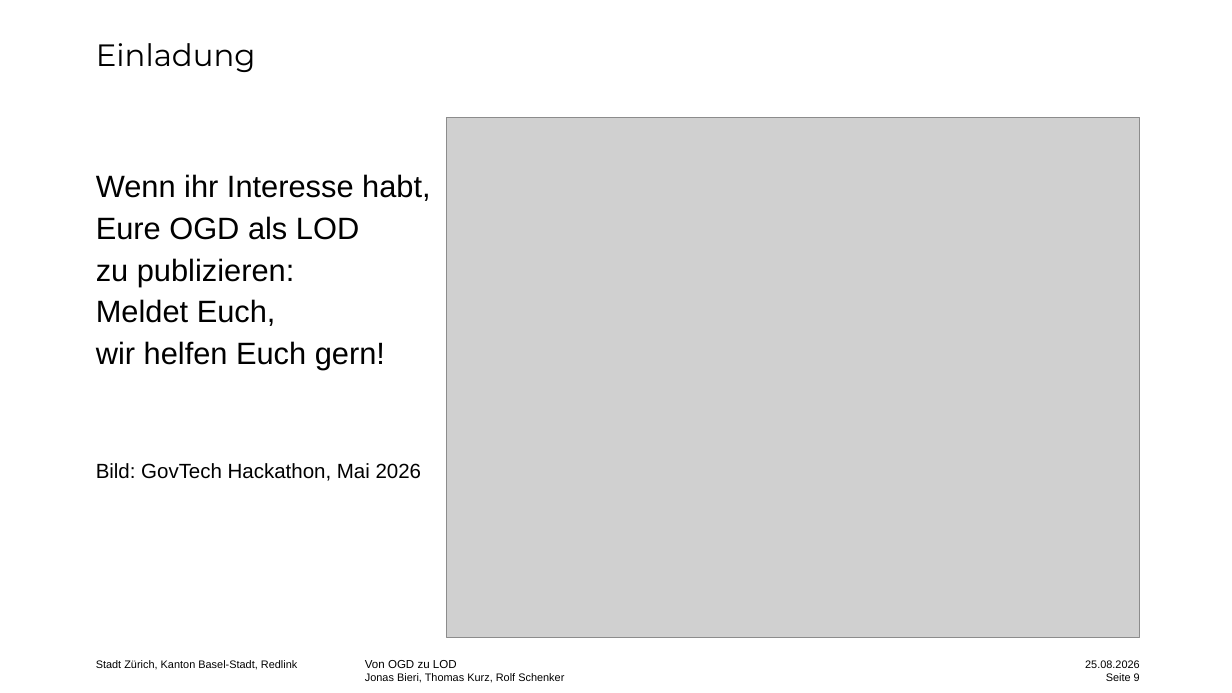
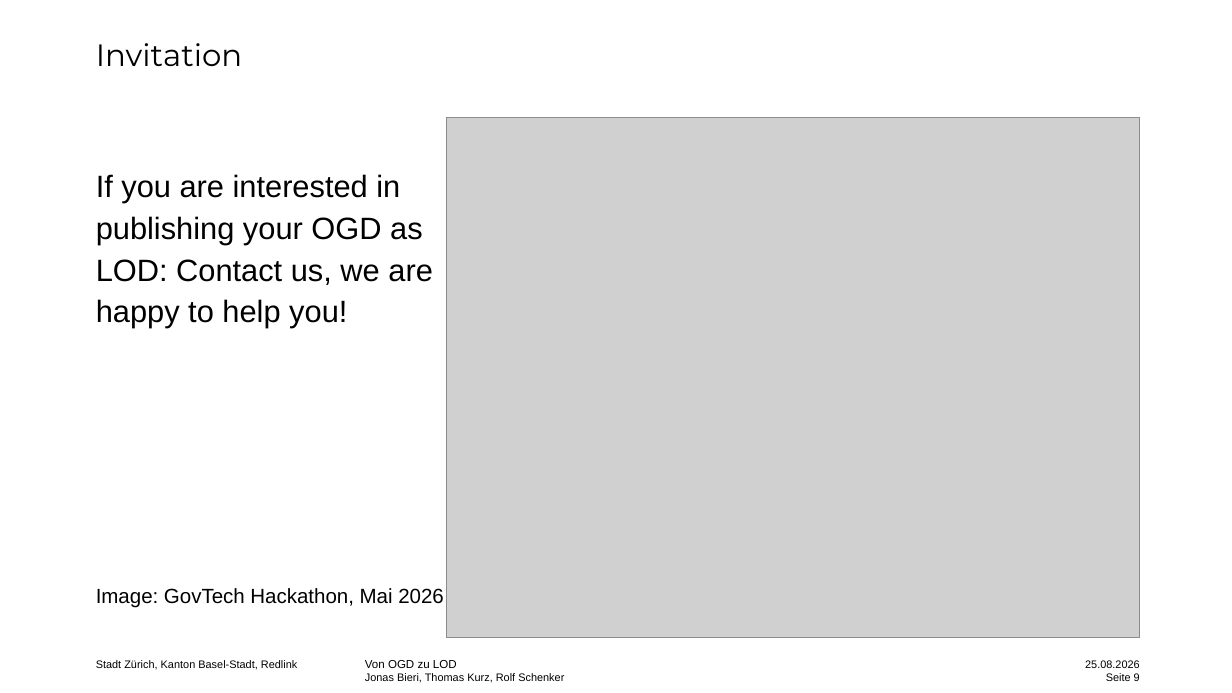
Before and after one commit to redlink-gmbh/ogd-to-lod, a slide deck: slide 9 of presentation/Statistiktage_Rolf.pptx. Drawn at 1232x693 pixels with LibreOffice and Linux fonts; fonts in the diff are those of the drawing; grey boxes stand for pictures. Boxes give left, top, right and bottom in pixels: in the first picture for what was removed or moved away, otherwise in the second. Text is boxed around its words. In the diff, an @@ line names an element or a change of style, - is before the commit and + after.

```diff
--- a/presentation/Statistiktage_Rolf.pptx
+++ b/presentation/Statistiktage_Rolf.pptx
@@ title at (96,43,242,66): text changed @@
-Einladung
+Invitation
@@ text at (96,174,444,608): text changed @@
-Wenn ihr Interesse habt, Eure OGD als LOD
-zu publizieren:
-Meldet Euch,
-wir helfen Euch gern!
-Bild: GovTech Hackathon, Mai 2026
+If you are interested in publishing your OGD as LOD: Contact us, we are happy to help you!
+Image: GovTech Hackathon, Mai 2026
```
Also in this commit, not shown: 7 other slides changed.
